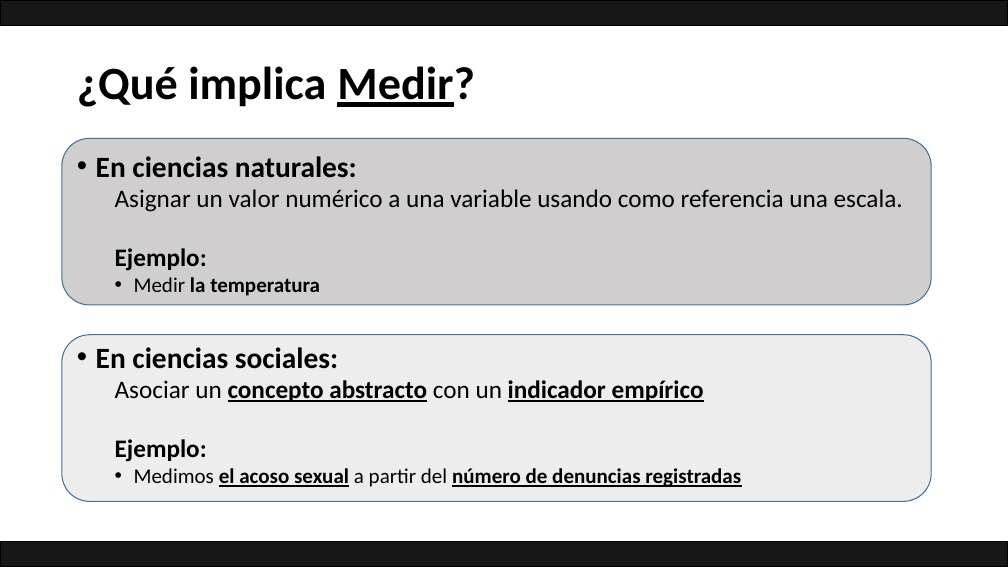
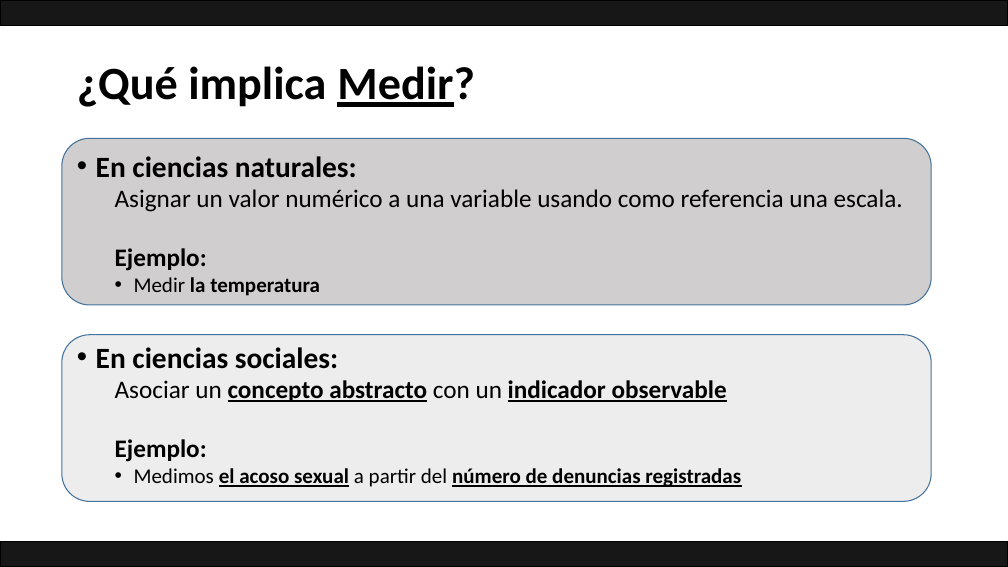
Before and after one commit to Adrifelcha/afchavez-019, a slide deck: slide 6 of JeanPiaget/2019-2020/Cuarentena/Cuarto - Clases Remotas/Zoom2-Recolección-LecturaDatos.pptx. Drawn at 1008x567 pixels with LibreOffice and Linux fonts; fonts in the diff are those of the drawing. Boxes give left, top, right and bottom in pixels: in the first picture for what was removed or moved away, otherwise in the second. Text is boxed around its words. In the diff, an @@ line names an element or a change of style, - is before the commit and + after.

```diff
--- a/JeanPiaget/2019-2020/Cuarentena/Cuarto - Clases Remotas/Zoom2-Recolección-LecturaDatos.pptx
+++ b/JeanPiaget/2019-2020/Cuarentena/Cuarto - Clases Remotas/Zoom2-Recolección-LecturaDatos.pptx
@@ text at [115, 380, 727, 402]: text changed @@
-  Asociar un concepto abstracto con un indicador empírico
+  Asociar un concepto abstracto con un indicador observable
```
Also in this commit, not shown: 3 other slides changed, 1 slide added, 50 slides removed, 7 other files.
